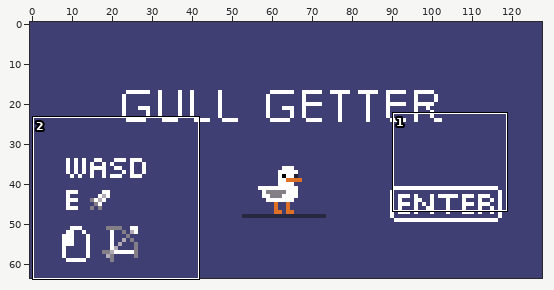
One commit to this pixel-art file: Assets/Scene/Scene Images/title_screen.aseprite. The first picture is a wide view before the edit; the outline marks the close-up.
Close-up. First the earlier version:
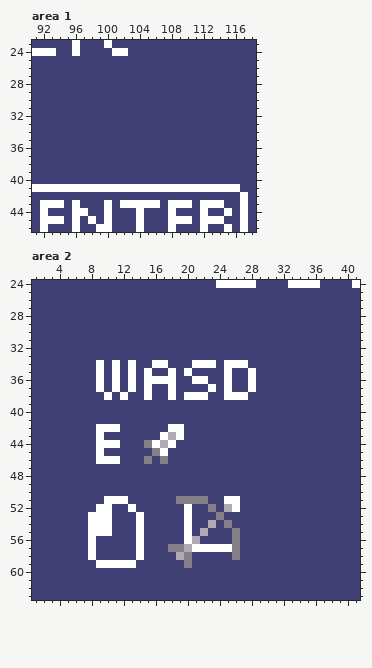
128x64 pixels, 1 frame. Shown: area 1: x 91..118, y 23..46; area 2: x 1..41, y 24..63.
New version:
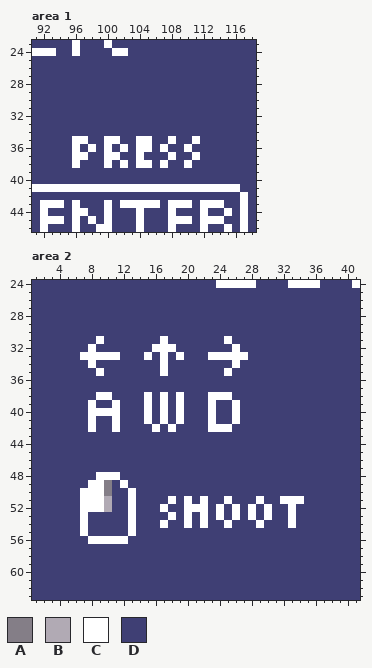
Palette (. is transparent): A #847e87  B #b1aab4  C #ffffff  D #3f3f74
Commit: start screen update controls
From old to new:
Changed rows in their new state; - is an unchanged pixel.
Area 1, layer "Layer 1":
first column x 96:
35 CC--CC--CC--C--C
36 C-C-C-C-CC-C--C-
37 CC--CC--C---C--C
38 C---C-C-CC-C--C-
Area 2, layer "Layer 1":
first column x 7:
31 --C-------C-------C---------
32 -C-------CCC-------C--------
33 CCCCC---C-C-C---CCCCC-------
34 -CD-D-D--D----DDD-D-D-------
35 ----D-D-D-CD-D-------D------
36 --D-D-D-DDDD--DD--D--D------
37 --D-D-D-D--D----D-D--D------
38 --C--D----CDCDDDCC-DD-------
39 -C--C---C-C-C---C--C--------
40 -CCCC---C-C-C---C--C--------
41 -C--C---C-C-C---C--C--------
42 -CDD-----C--D---CCC---------
43 --D-------DDD---------------
44 --DDD---DDDD----------------
45 --D------DD-----------------
46 --DDD---D-D-----------------
48 --CCC-----------------------
49 -CCA-C----------------------
50 CCCA--C---------------------
51 CCCBDDC----CDCDC---D--C--CCC
52 CC-B------C---CCDCD--C-C--C-
53 CDDD--CD---C---C-C-C-C-C--C-
54 CDDD--CD--C----CD-C---C---C-
55 CDDD--CD-----D-D---D--------
56 --CCCC-D-----DD----D--------
57 -D-----D---DDDDDDDDD--------
58 -D-----D----DD-----D--------
59 --DDDDD------D--------------
Changed places in both close-ups, as pixel boxes (x1, y1, x2, y2):
changed: (72, 136, 200, 168)
changed: (80, 336, 304, 568)
